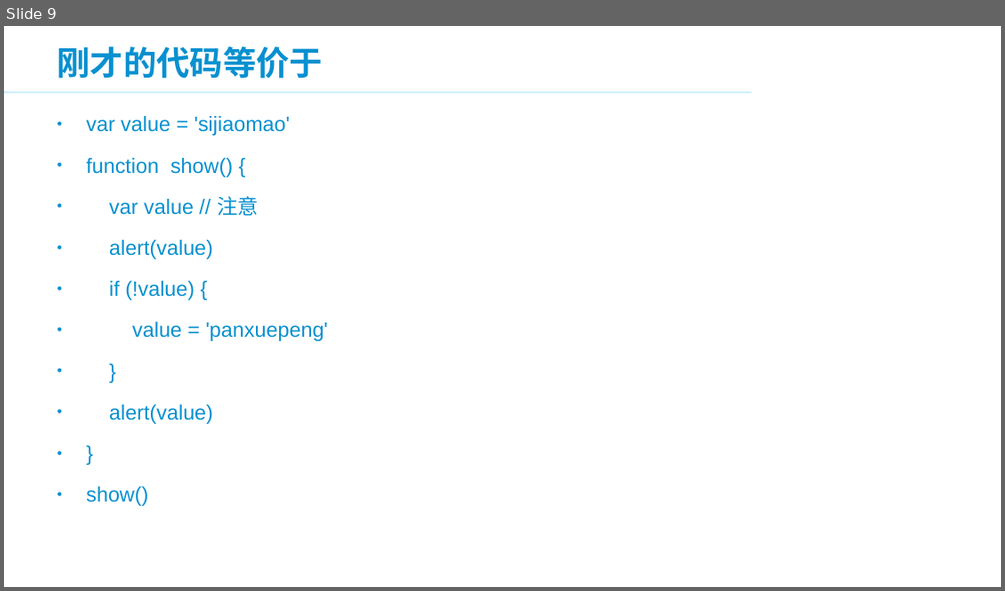
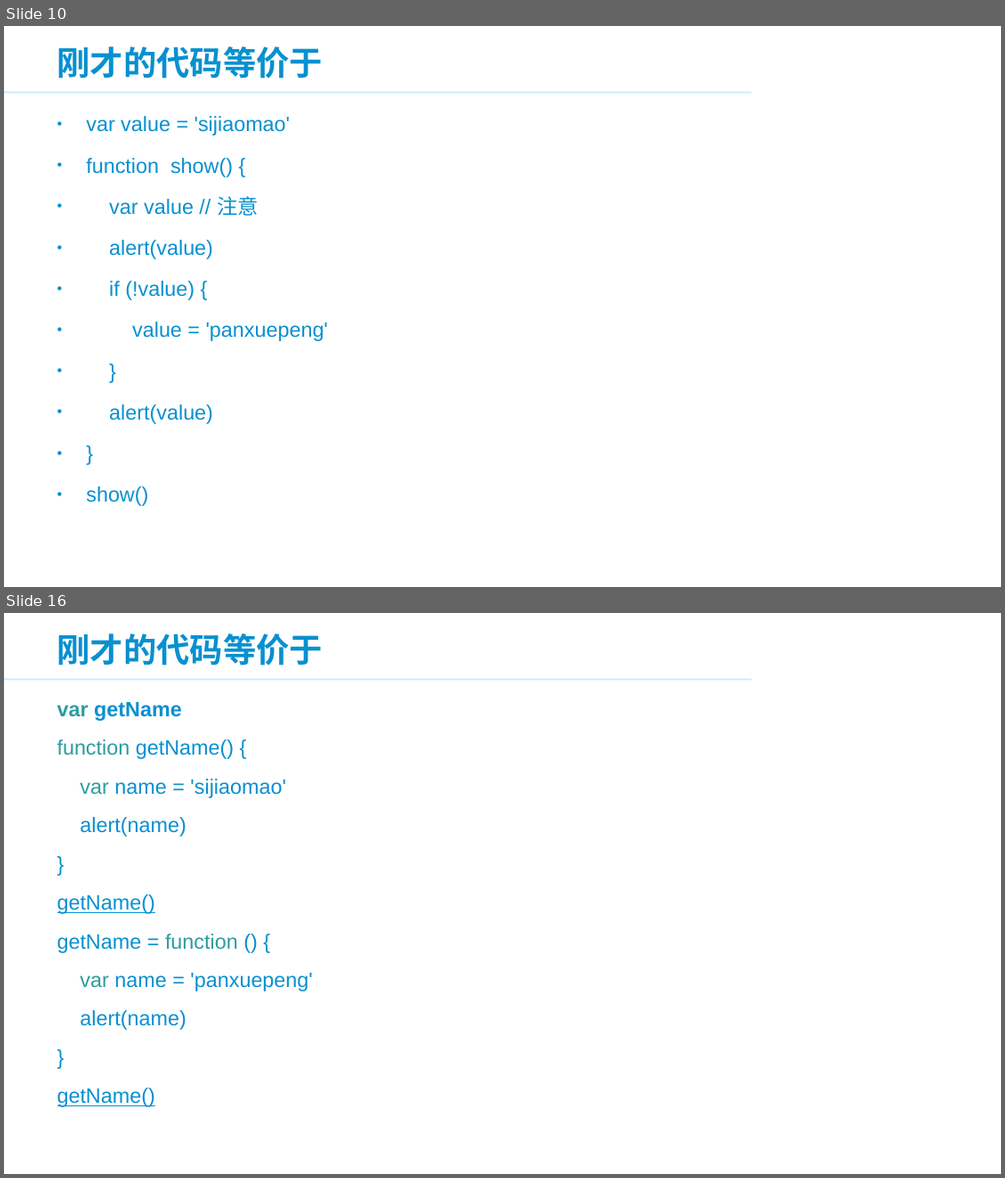
Before and after one commit to panxuepeng/javascript, a slide deck: ppt/JavaScript 高级部分.ppt. Shown one above the other, each under a label of ours: slide 9 before the commit, slides 10 and 16 after it; the slides between them are not shown. The pictures are 1005x591 and 1005x1178 pixels, drawn with LibreOffice and Linux fonts; fonts in the diff are those of the drawing; background and template pictures are left out. Boxes give left, top, right and bottom in pixels: in the first picture for what was removed or moved away, otherwise in the second. Text is boxed around its words. In the diff, an @@ line names an element or a change of style, - is before the commit and + after.

```diff
--- a/ppt/JavaScript 高级部分.ppt
+++ b/ppt/JavaScript 高级部分.ppt
@@ slide 16 added at bbox=[4, 613, 1001, 1174], background #FFFFFF; not listed: 2 template elements that a slide beside it also shows @@
@@ title added at bbox=[57, 633, 324, 666], 32 pt, text #0890D0, bold @@
+刚才的代码等价于
@@ text added at bbox=[57, 702, 312, 1107], 20 pt, text #0890D0 @@
+var getName
+function getName() {
+var name = 'sijiaomao'
+alert(name)
+}
+getName()
+getName = function () {
+var name = 'panxuepeng'
+alert(name)
+}
+getName()
@@ what was slide 9 is now slide 10 @@
```
Also in this commit, not shown: 1 slide changed, 34 other slides added, 3 other files.
